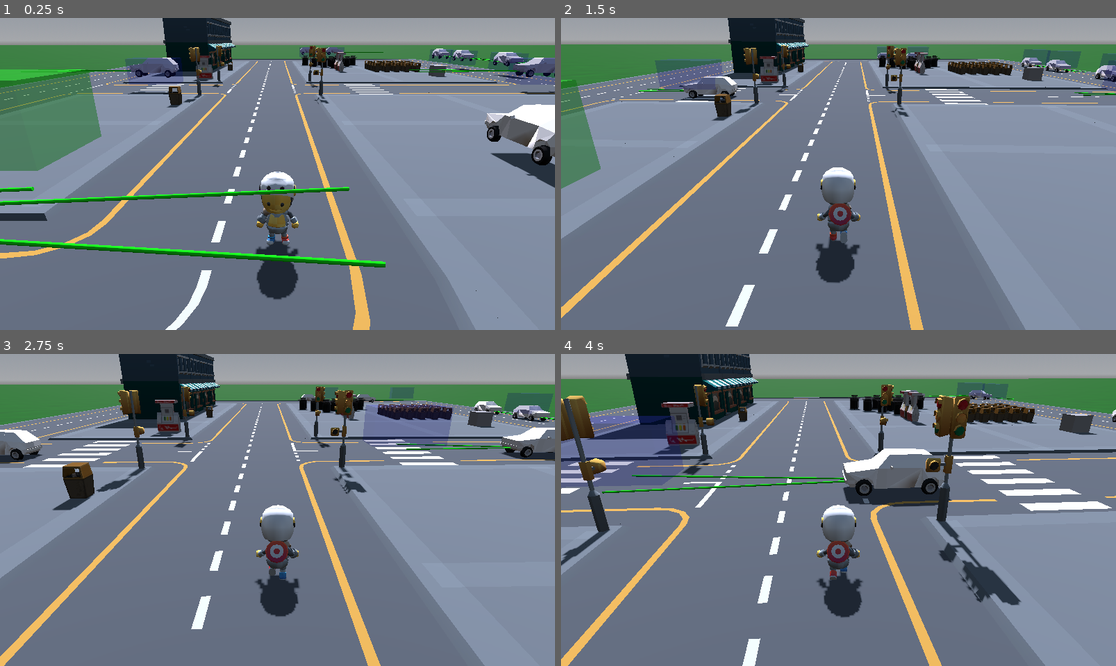
Above: before the commit, frames 1-4 (two rows, left to right).
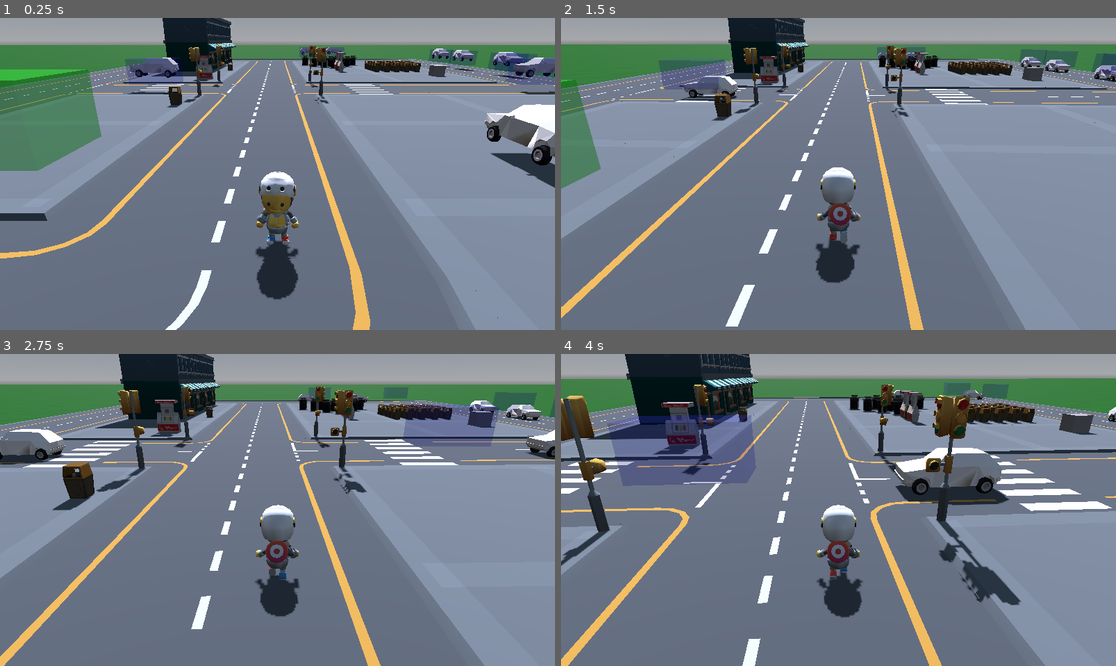
Above: after the commit, the same moments.

Repository: leems-dreems/car-driver
Game: Godot game, scene res://maps/KayKitCity/kay_kit_city.tscn
Two runs of this game, one before a commit and one after it. Both use one fixed random seed, a clock stepped at 60 frames per second and the inputs below.
Inputs (mouse positions are in pixels of both pictures, inside the frame that each line leads up to):
- Up to frame 1 (0.25 s): no input
- Up to frame 2 (1.5 s): move the mouse to (866, 174) at 0.52 s; hold W (Accelerate) from 0.53 s (still down); move the mouse to (810, 174) at 1.27 s
- Up to frame 3 (2.75 s): keep holding W (Accelerate); move the mouse to (288, 503) at 2.02 s
- Up to frame 4 (4 s): keep holding W (Accelerate); move the mouse to (832, 516) at 2.77 s; move the mouse to (877, 513) at 3.52 s

The runs differ from the first frame. In frame 1, 2.5% of the frame differs, in the area x 0-97%, y 10-80%; in frame 2, 0.6%; in frame 3, 3.8%; in frame 4, 7.9%, in the area x 0-100%, y 9-49%.
Error after the commit: Invalid assignment of property or key 'just_moved' with value of type 'bool' on a base object of type 'Nil'. (res://traffic/traffic_path.gd:126)

Commit message:
Commenting and code tidy-up

Diff:
--- a/scripts/driveable_vehicle.gd
+++ b/scripts/driveable_vehicle.gd
@@ -2,28 +2,42 @@
 
 var is_being_driven := false
 var is_ai_on := false
+## Set by the parent [TrafficPath] to indicate that this car is properly aligned with the road
 var is_on_path := false
-var starting_origin: Vector3
-var starting_basis: Basis
 var waiting_to_respawn := false
-## The number of RayCast3Ds that this vehicle uses for close avoidance. Must be divisible by 4
-var steering_ray_count : int = 16
+## The number of RayCast3Ds that this vehicle uses for close avoidance
+var steering_ray_count: int = 16
+## The index of the steering ray which points left. Set to 3/4 of `steering_ray_count`
+var steering_ray_index_left: int = 12
+## The index of the steering ray which points right. Set to 1/4 of `steering_ray_count`
+var steering_ray_index_right: int = 4
+## The index of the steering ray which points behind. Set to 1/2 of `steering_ray_count`
+var steering_ray_index_behind: int = 8
+## The radius for close avoidance steering raycasts
 var steering_ray_length := 8
+## The maximum length that the antenna raycasts will extend
 var max_antenna_length := 16
+## The minimum length of the antenna raycasts
 var min_antenna_length := 8
-var current_antenna_length := 16
 var antenna_angle := PI / 32
+# Multiplier applied to the opposite vector when a steering raycast collides with something
 var avoidance_multiplier := 2
+# Multiplier applied to the side & behind vectors when an antenna raycast collides with something
 var antenna_multiplier := 32
 var left_antenna_mesh: MeshInstance3D
 var right_antenna_mesh: MeshInstance3D
 var antenna_raycasts: Array[RayCast3D] = []
 var steering_raycasts: Array[RayCast3D] = []
 var interest_vectors: Array[Vector3] = []
+## The localized vector of the overall direction of interest for this vehicle's AI
 var summed_interest_vector := Vector3.ZERO
+## The group that steering & avoidance raycasts belong to, used for cleanup when stopping AI
 var steering_ray_group := "SteeringRayCast"
+## The collision layers this vehicle's steering rays collide with
 var steering_ray_collision_masks: Array[int] = [1, 2, 5, 7, 8]
 var interest_direction_mesh: MeshInstance3D
+# Debug
+var _show_antennae := false
 var raycast_debug_material := preload('res://assets/materials/raycast_debug.tres')
 @onready var debug_label: Label3D = $DebugLabel3D
 @onready var door_left: RigidBody3D = $ColliderBits/OpenDoorLeft
@@ -32,8 +46,6 @@
 
 func _ready () -> void:
   super()
-  starting_origin = global_position
-  starting_basis = Basis(transform.basis)
   $ColliderBits/EnterCarCollider.vehicle = self
   await get_tree().create_timer(0.2).timeout
   unfreeze_bodies()
@@ -41,6 +53,7 @@
 
 
 func _process(_delta: float) -> void:
+  # Update the debug label, if it's set to visible
   if debug_label.visible:
     if is_ai_on:
       debug_label.text = "Speed: " + "%.2f" % speed + "\n"
@@ -77,11 +90,14 @@
   is_ai_on = true
   # Check if first-time setup is required, and perform it if so
   if len(steering_raycasts) != steering_ray_count:
+    # Delete existing AI raycasts
     for _node: Node in get_children():
       if _node is RayCast3D and _node.is_in_group(steering_ray_group):
         _node.enabled = false
         _node.queue_free()
     steering_raycasts = []
+    antenna_raycasts = []
+    # Add steering raycasts for close avoidance
     for i: int in steering_ray_count:
       var _new_raycast := RayCast3D.new()
       _new_raycast.add_to_group(steering_ray_group)
@@ -92,9 +108,7 @@
       _new_raycast.target_position = Vector3.FORWARD.rotated(Vector3.UP, _angle) * steering_ray_length
       add_child(_new_raycast)
       steering_raycasts.push_back(_new_raycast)
-
-   # Add antenna raycasts
-    antenna_raycasts = []
+    # Add antenna raycasts for far avoidance
     for i: int in [-1, 1]:
       var _new_raycast := RayCast3D.new()
       _new_raycast.add_to_group(steering_ray_group)
@@ -105,28 +119,30 @@
       _new_raycast.target_position = Vector3.FORWARD.rotated(Vector3.UP, _angle) * max_antenna_length
       add_child(_new_raycast)
       antenna_raycasts.push_back(_new_raycast)
-      var _line_mesh := MeshInstance3D.new()
-      var _cylinder_mesh := CylinderMesh.new()
-      _cylinder_mesh.height = max_antenna_length
-      _cylinder_mesh.top_radius = 0.05
-      _cylinder_mesh.bottom_radius = 0.05
-      _line_mesh.mesh = _cylinder_mesh
-      _line_mesh.position = _new_raycast.target_position / 2
-      _line_mesh.rotate_x(PI / 2)
-      _line_mesh.rotate_y(_angle)
-      _line_mesh.cast_shadow = GeometryInstance3D.SHADOW_CASTING_SETTING_OFF
-      _line_mesh.set_surface_override_material(0, raycast_debug_material)
-      add_child(_line_mesh)
-      if _new_raycast.target_position.x < 0:
-        left_antenna_mesh = _line_mesh
-      else:
-        right_antenna_mesh = _line_mesh
+
+      if _show_antennae:
+        # Add visible antenna meshes
+        var _line_mesh := MeshInstance3D.new()
+        var _cylinder_mesh := CylinderMesh.new()
+        _cylinder_mesh.height = max_antenna_length
+        _cylinder_mesh.top_radius = 0.05
+        _cylinder_mesh.bottom_radius = 0.05
+        _line_mesh.mesh = _cylinder_mesh
+        _line_mesh.position = _new_raycast.target_position / 2
+        _line_mesh.rotate_x(PI / 2)
+        _line_mesh.rotate_y(_angle)
+        _line_mesh.cast_shadow = GeometryInstance3D.SHADOW_CASTING_SETTING_OFF
+        _line_mesh.set_surface_override_material(0, raycast_debug_material)
+        add_child(_line_mesh)
+        if _new_raycast.target_position.x < 0:
+          left_antenna_mesh = _line_mesh
+        else:
+          right_antenna_mesh = _line_mesh
 
   for _raycast in steering_raycasts:
     _raycast.enabled = true
   for _raycast in antenna_raycasts:
     _raycast.enabled = true
-
   return
 
 ## Disables AI for this vehicle
@@ -137,62 +153,65 @@
       _node.enabled = false
   return
 
-## Calculate the amount of interest in each direction
+## Calculate the amount of interest in each direction by comparing it to the target vector
 func set_interest_vectors(_target_global_position: Vector3) -> void:
   var _target_position := to_local(_target_global_position)
   _target_position.y = 0
   _target_position = _target_position.normalized()
   interest_vectors = []
+  # Loop through raycasts and compare their normalized vector to the normalized & localized target vector
   for _raycast in steering_raycasts:
     # The dot product of two aligned vectors is 1, and for two perpendicular vectors it’s 0
     var _interest_amount := _raycast.target_position.normalized().dot(_target_position)
     _interest_amount = maxf(0, _interest_amount)
     interest_vectors.push_back(_raycast.target_position.normalized() * _interest_amount)
-
-  # Loop through again looking for danger
+  # Loop through again and check for collisions
   var i := 0
   for _raycast in steering_raycasts:
     if _raycast.is_colliding():
+      # Use the distance to the collision point to reduce the aligned interest vector
       var _danger_distance: float = _raycast.get_collision_point().distance_to(_raycast.global_position)
       var _danger_amount = clampf(_danger_distance / steering_ray_length, 0.01, 1.0)
       interest_vectors[i] *= _danger_amount
-      if i <= (steering_ray_count / 2) - 1:
-        interest_vectors[i + (steering_ray_count / 2)] /= _danger_amount * avoidance_multiplier
+      # Multiply the vector which points away from the danger
+      if i <= (steering_ray_index_behind) - 1:
+        interest_vectors[i + (steering_ray_index_behind)] /= _danger_amount * avoidance_multiplier
       else:
-        interest_vectors[i - (steering_ray_count / 2)] /= _danger_amount * avoidance_multiplier
+        interest_vectors[i - (steering_ray_index_behind)] /= _danger_amount * avoidance_multiplier
     i += 1
-
   # Check "antenna" raycasts
   var _danger_amount_left := 0.0
   var _danger_amount_right := 0.0
-  current_antenna_length = clampf(speed, min_antenna_length, max_antenna_length)
+  var current_antenna_length := clampf(speed, min_antenna_length, max_antenna_length)
   for _raycast in antenna_raycasts:
     if _raycast.target_position.x < 0:
       var _antenna_position := Vector3.FORWARD.rotated(Vector3.UP, 1 * antenna_angle) * current_antenna_length
       _raycast.target_position = _antenna_position
-      left_antenna_mesh.mesh.height = current_antenna_length
-      left_antenna_mesh.position = _antenna_position / 2
+      if _show_antennae:
+        left_antenna_mesh.mesh.height = current_antenna_length
+        left_antenna_mesh.position = _antenna_position / 2
     else:
       var _antenna_position := Vector3.FORWARD.rotated(Vector3.UP, -1 * antenna_angle) * current_antenna_length
       _raycast.target_position = _antenna_position
-      right_antenna_mesh.mesh.height = current_antenna_length
-      right_antenna_mesh.position = _antenna_position / 2
+      if _show_antennae:
+        right_antenna_mesh.mesh.height = current_antenna_length
+        right_antenna_mesh.position = _antenna_position / 2
     if _raycast.is_colliding():
       var _danger_distance: float = _raycast.get_collision_point().distance_to(_raycast.global_position)
       if _raycast.target_position.x < 0:
         _danger_amount_left = 1 - clampf(_danger_distance / current_antenna_length, 0.0, 1.0)
       else:
         _danger_amount_right = 1 - clampf(_danger_distance / current_antenna_length, 0.0, 1.0)
-  left_antenna_mesh.transparency = 1 - clampf(_danger_amount_left, 0.05, 1.0)
-  right_antenna_mesh.transparency = 1 - clampf(_danger_amount_right, 0.05, 1.0)
+  if _show_antennae:
+    left_antenna_mesh.transparency = 1 - clampf(_danger_amount_left, 0.05, 1.0)
+    right_antenna_mesh.transparency = 1 - clampf(_danger_amount_right, 0.05, 1.0)
   if _danger_amount_left > 0.0:
-    interest_vectors[steering_ray_count / 4] *= _danger_amount_left * antenna_multiplier
+    interest_vectors[steering_ray_index_right] *= _danger_amount_left * antenna_multiplier
   if _danger_amount_right > 0.0:
-    interest_vectors[(steering_ray_count / 4) * 3] *= _danger_amount_right * antenna_multiplier
+    interest_vectors[steering_ray_index_left] *= _danger_amount_right * antenna_multiplier
   if _danger_amount_left > 0.0 or _danger_amount_right > 0.0:
-    interest_vectors[steering_ray_count / 2].z = maxf(1.0, interest_vectors[steering_ray_count / 2].z)
-    interest_vectors[steering_ray_count / 2] *= (_danger_amount_left + _danger_amount_right) * antenna_multiplier
-
+    interest_vectors[steering_ray_index_behind].z = maxf(1.0, interest_vectors[steering_ray_index_behind].z)
+    interest_vectors[steering_ray_index_behind] *= (_danger_amount_left + _danger_amount_right) * antenna_multiplier
   return
 
 ## Sum up our interest vectors to get the direction of travel
@@ -201,11 +220,6 @@
   for _interest_vector in interest_vectors:
     _summed_interest_vector += _interest_vector
   summed_interest_vector = _summed_interest_vector
-
-  #interest_direction_mesh.position = (summed_interest_vector / 2)
-  #interest_direction_mesh.rotation.y = get_interest_angle()
-  #interest_direction_mesh.mesh.height = summed_interest_vector.length()
-
   return
 
 ## Get the angle difference on the Y axis between the car's rotation and the interest vector
--- a/traffic/traffic_path.gd
+++ b/traffic/traffic_path.gd
@@ -28,104 +28,100 @@
     var new_follower: TrafficPathFollower = traffic_follower_scene.instantiate()
     followers.push_back(new_follower)
     add_child(new_follower)
-  for follower in followers:
-    if last_follower_updated_index >= len(followers) - 1:
-      last_follower_updated_index = -1
-    if follower.vehicle != null and not follower.vehicle.is_being_driven:
-      var _follower_index := followers.find(follower)
-      if last_follower_updated_index >= _follower_index:
-        continue
+    return
+  # Loop through one vehicle each physics tick, updating interest vectors and input values
+  if last_follower_updated_index >= len(followers) - 1:
+    last_follower_updated_index = -1
+  last_follower_updated_index += 1
+  var _follower := followers[last_follower_updated_index]
+  var _vehicle := _follower.vehicle
+  if _vehicle != null and not _vehicle.is_being_driven:
+    if _vehicle.get_wheel_contact_count() >= 3:
+      var closest_offset := curve.get_closest_offset(_vehicle.position)
+      var _speed := _vehicle.speed
+      _follower.progress = closest_offset + _speed
+      var target_speed := road_speed
+      # If we are far from the path, aim towards nearby path point
+      var _distance_to_path := curve.get_closest_point(_vehicle.position).distance_to(_vehicle.position)
+      var _angle_to_path := _vehicle.transform.basis.z.signed_angle_to(_follower.transform.basis.z, Vector3.UP)
+      if _distance_to_path < path_distance_limit and _angle_to_path > -0.1 and _angle_to_path < 0.1:
+        # Move TrafficPathFollower forward a bit, then aim for it
+        _vehicle.is_on_path = true
       else:
-        last_follower_updated_index = _follower_index
-      if follower.vehicle.get_wheel_contact_count() >= 3:
-        var closest_offset := curve.get_closest_offset(follower.vehicle.position)
-        var _speed := follower.vehicle.speed
-        follower.progress = closest_offset + _speed
-        var target_speed := road_speed
-        # If we are far from the path, aim towards nearby path point
-        var _distance_to_path := curve.get_closest_point(follower.vehicle.position).distance_to(follower.vehicle.position)
-        var _angle_to_path := follower.vehicle.transform.basis.z.signed_angle_to(follower.transform.basis.z, Vector3.UP)
-        if _distance_to_path < path_distance_limit and _angle_to_path > -0.1 and _angle_to_path < 0.1:
-          # Move TrafficPathFollower forward a bit, then aim for it
-          follower.vehicle.is_on_path = true
+        _vehicle.is_on_path = false
+      # Set the vehicle's interest vectors and calculate the average direction of interest
+      _vehicle.set_interest_vectors(_follower.global_transform.origin)
+      _vehicle.set_summed_interest_vector()
+      var _turning_angle := _vehicle.get_interest_angle()
+      var _interest_vector := _vehicle.summed_interest_vector
+
+      if _interest_vector.z > _vehicle.steering_ray_length * 0.75:
+        if not _vehicle.is_on_path and _vehicle.linear_velocity.z < min_speed:
+          target_speed = road_reversing_speed
         else:
-          follower.vehicle.is_on_path = false
-        # Set the vehicle's interest vectors and calculate the average direction of interest
-        follower.vehicle.set_interest_vectors(follower.global_transform.origin)
-        follower.vehicle.set_summed_interest_vector()
-        var _turning_angle := follower.vehicle.get_interest_angle()
-        var _interest_vector := follower.vehicle.summed_interest_vector
+          target_speed = 0.0
+      elif _turning_angle < -PI / 8 or _turning_angle > PI / 8:
+        target_speed *= 0.25
 
-        if _interest_vector.z > follower.vehicle.steering_ray_length * 0.75:
-          if not follower.vehicle.is_on_path and follower.vehicle.linear_velocity.z < min_speed:
-            target_speed = road_reversing_speed
+      if target_speed == road_reversing_speed:
+        if _speed < 0.5 and not _vehicle.is_shifting and not _vehicle.current_gear == -1:
+          _vehicle.shift(-1)
+        else:
+          _vehicle.throttle_input = 0.5
+          _vehicle.brake_input = 0.0
+          _vehicle.handbrake_input = 0.0
+      else:
+        if _vehicle.current_gear < 1 and not _vehicle.is_shifting:
+          _vehicle.shift(1)
+        elif target_speed == 0.0:
+          _vehicle.throttle_input = 0.0
+          if _speed < min_speed:
+            _vehicle.brake_input = 0.0
           else:
-            target_speed = 0.0
-        elif _turning_angle < -PI / 8 or _turning_angle > PI / 8:
-          target_speed *= 0.25
+            _vehicle.brake_input = 1.0
+          _vehicle.handbrake_input = 1.0
+        elif _speed < target_speed:
+          if _speed < target_speed / 2:
+            _vehicle.throttle_input = 0.75
+            _vehicle.brake_input = 0.0
+            _vehicle.handbrake_input = 0.0
+          else:
+            _vehicle.throttle_input = clampf(_speed / target_speed, 0.5, 1.0)
+            _vehicle.brake_input = 0.0
+            _vehicle.handbrake_input = 0.0
+        elif _speed > target_speed * 1.2:
+          _vehicle.throttle_input = 0.0
+          _vehicle.brake_input = brake_force
+          _vehicle.handbrake_input = 0.0
+        else:
+          _vehicle.throttle_input = 0.0
+          _vehicle.brake_input = 0.0
+          _vehicle.handbrake_input = 0.0
 
-        if target_speed == road_reversing_speed:
-          if _speed < 0.5 and not follower.vehicle.is_shifting and not follower.vehicle.current_gear == -1:
-            follower.vehicle.shift(-1)
-          else:
-            follower.vehicle.throttle_input = 0.5
-            follower.vehicle.brake_input = 0.0
-            follower.vehicle.handbrake_input = 0.0
-        else:
-          if follower.vehicle.current_gear < 1 and not follower.vehicle.is_shifting:
-            follower.vehicle.shift(1)
-          elif target_speed == 0.0:
-            follower.vehicle.throttle_input = 0.0
-            if _speed < min_speed:
-              follower.vehicle.brake_input = 0.0
-            else:
-              follower.vehicle.brake_input = 1.0
-            follower.vehicle.handbrake_input = 1.0
-          elif _speed < target_speed:
-            if _speed < target_speed / 2:
-              follower.vehicle.throttle_input = 0.75
-              follower.vehicle.brake_input = 0.0
-              follower.vehicle.handbrake_input = 0.0
-            else:
-              follower.vehicle.throttle_input = clampf(_speed / target_speed, 0.5, 1.0)
-              follower.vehicle.brake_input = 0.0
-              follower.vehicle.handbrake_input = 0.0
-          elif _speed > target_speed * 1.2:
-            follower.vehicle.throttle_input = 0.0
-            follower.vehicle.brake_input = brake_force
-            follower.vehicle.handbrake_input = 0.0
-          else:
-            follower.vehicle.throttle_input = 0.0
-            follower.vehicle.brake_input = 0.0
-            follower.vehicle.handbrake_input = 0.0
+      if _vehicle.throttle_input > 0.0:
+        _vehicle.ignition_on = true
 
-        if follower.vehicle.throttle_input > 0.0:
-          follower.vehicle.ignition_on = true
-
-        # Steer to match the rotation of the nearest path position
-        if _turning_angle > -PI * 0.8 and _turning_angle < PI * 0.8:
-          follower.vehicle.steering_input = clampf(_turning_angle, -1.0, 1.0)
-        else:
-          follower.vehicle.steering_input = 0.0
-        if follower.vehicle.current_gear == -1:
-          follower.vehicle.steering_input = -follower.vehicle.steering_input
-        break
+      # Steer to match the rotation of the nearest path position
+      if _turning_angle > -PI * 0.8 and _turning_angle < PI * 0.8:
+        _vehicle.steering_input = clampf(_turning_angle, -1.0, 1.0)
       else:
-        follower.vehicle.steering_input = 0.0
-        follower.vehicle.throttle_input = 0.0
+        _vehicle.steering_input = 0.0
+      if _vehicle.current_gear == -1:
+        _vehicle.steering_input = -_vehicle.steering_input
     else:
-      if follower.just_moved == false:
-        follower.progress = randf_range(0, path_length)
-        follower.just_moved = true
-      elif not (follower.collision_area.has_overlapping_areas() or follower.collision_area.has_overlapping_bodies()):
-        var new_vehicle: DriveableVehicle = compact_car_scene.instantiate()
-        follower.vehicle = new_vehicle
-        new_vehicle.position = follower.position
-        new_vehicle.rotation = follower.rotation
-        add_child(new_vehicle)
-        new_vehicle.start_ai()
-        # Break so as to avoid adding 2 vehicles in the same physics step
-        break
-      else:
-        follower.just_moved = false
+      _vehicle.steering_input = 0.0
+      _vehicle.throttle_input = 0.0
+  else:
+    if _follower.just_moved == false:
+      _follower.progress = randf_range(0, path_length)
+      _follower.just_moved = true
+    elif not (_follower.collision_area.has_overlapping_areas() or _follower.collision_area.has_overlapping_bodies()):
+      var new_vehicle: DriveableVehicle = compact_car_scene.instantiate()
+      _follower.vehicle = new_vehicle
+      new_vehicle.position = _follower.position
+      new_vehicle.rotation = _follower.rotation
+      add_child(new_vehicle)
+      new_vehicle.start_ai()
+    else:
+      _follower.vehicle.just_moved = false
   return
